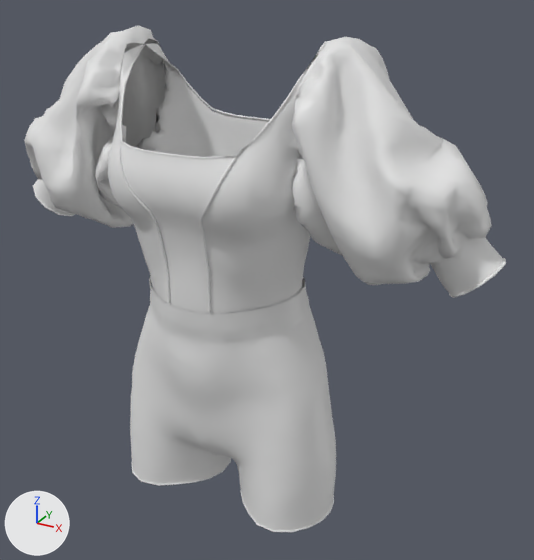
What one commit did to the glTF model src/Pages/Customize/Configurator/models/FemaleClothing/female_topndown_top_down.glb.
Before and after are seen from a 50 mm camera at (0.56, -0.852, 0.517) aimed at (0.053, 0.071, 0.056). The axes (+X, +Y, +Z) are drawn at lower left. The lights are the same throughout. Vertices at the same position are counted once.

Before the edit, the objects in view are built like this:
```python
me_object_0 = bpy.data.meshes.new('Object_0')
me_object_0.from_pydata(...)  # 3855 vertices, 7237 faces; spans x -0.402..0.405, y -0.102..0.184, z 0.017..0.422
me_object_1 = bpy.data.meshes.new('Object_1')
me_object_1.from_pydata(...)  # 1284 vertices, 2436 faces; spans x -0.189..0.189, y -0.073..0.176, z -0.329..0.063
ob_down = bpy.data.objects.new('down', me_object_1)
ob_down.location = (0.0, 0.0, 0.0)
ob_top = bpy.data.objects.new('top', me_object_0)
ob_top.location = (0.0, 0.0, 0.0)
```
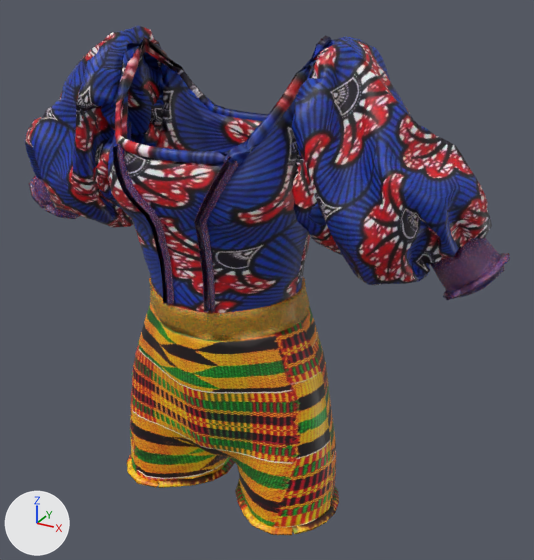
The change, as a diff of the scene's bpy script:
```diff
--- a/src/Pages/Customize/Configurator/models/FemaleClothing/female_topndown_top_down.glb.py
+++ b/src/Pages/Customize/Configurator/models/FemaleClothing/female_topndown_top_down.glb.py
@@ img_kente @@
+img_kente = load_image('kente', '_unpacked/kente', 564, 752, 'sRGB')
@@ img_texture3 @@
+img_texture3 = load_image('texture3', '_unpacked/texture3', 564, 752, 'sRGB')
@@ mat_material_001 @@
+mat_material_001 = principled_material('Material.001')
+mat_material_001.texture = img_kente
@@ mat_material @@
+mat_material = principled_material('Material')
+mat_material.texture = img_texture3
@@ me_object_0 @@
 # used by ob_top; location = (0.0, 0.0, 0.0)
-me_object_0.from_pydata(...)  # 3855 vertices, 7237 faces; spans x -0.402..0.405, y -0.102..0.184, z 0.017..0.422
+me_object_0.from_pydata(...)  # 7888 vertices, 16092 faces; spans x -0.406..0.409, y -0.108..0.184, z 0.017..0.425
+# me_object_0 part 1: 4033 vertices added at x -0.406..0.409, y -0.108..0.175, z 0.017..0.425
+# me_object_0 part 2: 6373 kept faces spanning x -0.382..0.38, y -0.099..0.184, z 0.017..0.422 get new texture (UV) coordinates
+# me_object_0 part 3: 7237 faces spanning x -0.402..0.405, y -0.102..0.184, z 0.017..0.422 switch from no material to mat_material (picture img_texture3)
@@ me_object_1 @@
 # used by ob_down; location = (0.0, 0.0, 0.0)
-me_object_1.from_pydata(...)  # 1284 vertices, 2436 faces; spans x -0.189..0.189, y -0.073..0.176, z -0.329..0.063
+me_object_1.from_pydata(...)  # 2670 vertices, 5518 faces; spans x -0.197..0.197, y -0.073..0.176, z -0.332..0.063
+# me_object_1 part 4: 1386 vertices added at x -0.197..0.197, y -0.063..0.166, z -0.332..0.062
+# me_object_1 part 5: 2229 kept faces spanning x -0.189..0.189, y -0.071..0.176, z -0.329..0.021 get new texture (UV) coordinates
+# me_object_1 part 6: 2436 faces spanning x -0.189..0.189, y -0.073..0.176, z -0.329..0.063 switch from no material to mat_material_001 (picture img_kente)
```

Boxes [x1, y1, x2, y2] around the edits, measured in the pictures (534 x 560 px):
'top', reshaped: before [24, 25, 506, 314]; after [24, 25, 510, 313]
'down', reshaped: before [130, 277, 336, 532]; after [127, 277, 339, 535]
part 1 of me_object_0, added: after [29, 35, 510, 313]
part 2 of me_object_0, surface changed: [24, 25, 492, 313] in both
part 3 of me_object_0, recoloured: [36, 163, 506, 311] in both
part 4 of me_object_1, added (orange): after [127, 277, 339, 535]
part 5 of me_object_1, surface changed (grey to orange): [130, 302, 336, 528] in both
part 6 of me_object_1, recoloured (grey to brown): [149, 281, 309, 341] in both
